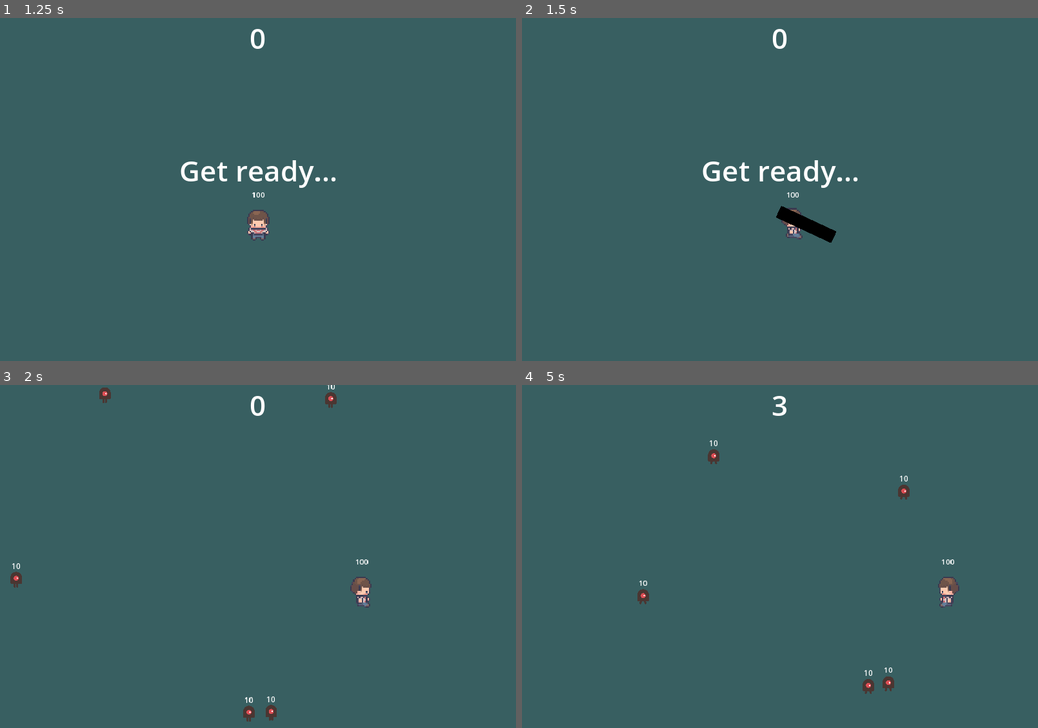
Above: before the commit, frames 1-4 (two rows, left to right).
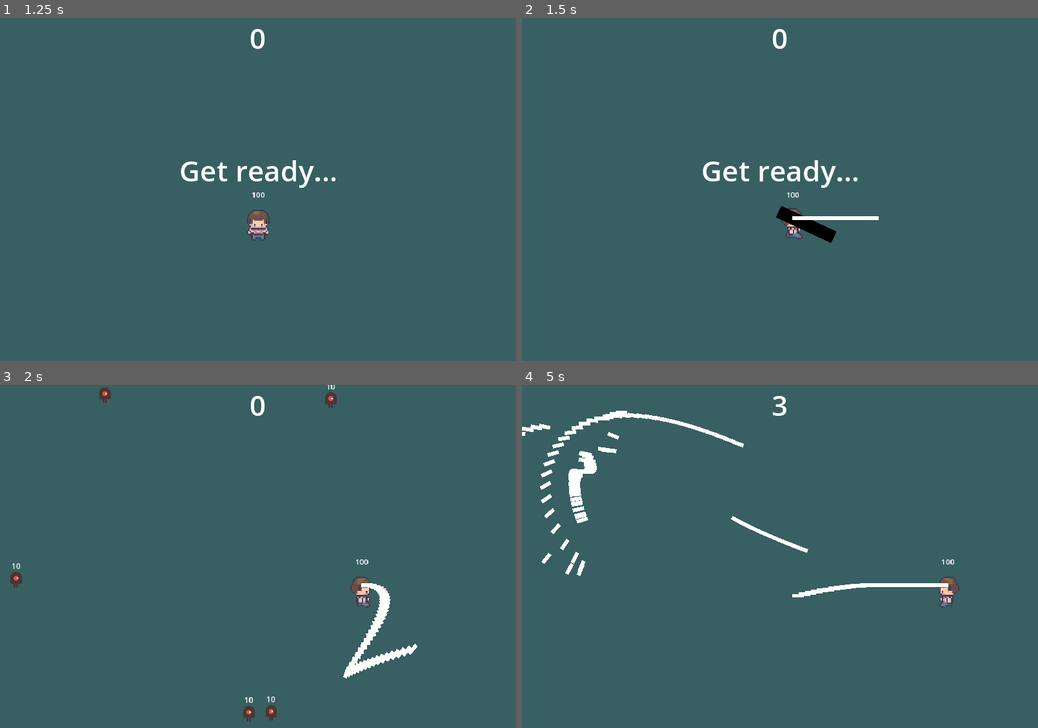
Above: after the commit, the same moments.

Repository: LimZiJia/SurviveTheSemester
Game: Godot game, scene res://gui/start_screen.tscn
Same seed, same stepped clock (60 frames per second), same inputs: the game is played once before the commit and once after it.
Inputs (mouse positions are in pixels of both pictures, inside the frame that each line leads up to):
- Up to frame 1 (1.25 s): click "Start" at 0.5 s
- Up to frame 2 (1.5 s): tap Enter (start_game) at 1.25 s; move the mouse to (893, 172) at 1.27 s; hold D (move_right) from 1.28 s (still down); hold Space (attack) from 1.28 s (still down)
- Up to frame 3 (2 s): keep holding D (move_right); keep holding Space (attack)
- Up to frame 4 (5 s): move the mouse to (676, 573) at 2.02 s; release D (move_right) at 2.03 s; release Space (attack) at 2.03 s; hold S (move_down) 2.03-2.78 s; tap Space (attack) at 2.1, 3.6 s; move the mouse to (831, 481) at 2.77 s; hold D (move_right) 2.78-3.53 s; hold Space (attack) 2.78-3.53 s; tap Enter (start_game) at 2.85 s; move the mouse to (754, 625) at 3.52 s; hold W (move_up) 3.53-4.28 s; move the mouse to (934, 607) at 4.27 s; hold A (move_left) from 4.28 s (still down); hold Space (attack) from 4.28 s (still down)

Frame 1 is identical in both runs. In frame 2, 0.2% of the frame differs, in the area x 52-70%, y 57-59%; in frame 3, 0.8%; in frame 4, 2.5%, in the area x 0-83%, y 7-91%.

Commit message:
Continuous projectile weapon
Just for the demo, it can be continuously shot by holding the attack bar.

Diff:
--- a/characters/player/player.gd
+++ b/characters/player/player.gd
@@ -5,6 +5,8 @@
 
 const ACCELERATION := 20.0
 const FRICTION := 40.0
+const PROJECTILE_SCENE := preload("res://weapons/projectile/projectile.tscn")
+
 @export var max_speed := 400.0
 @onready var screen_size := get_viewport_rect().size
 @onready var animation_player = $AnimationPlayer
@@ -46,9 +48,28 @@
 			facing = SOUTH
 		else:
 			facing = NORTH
+	else:
+		match facing:
+			NORTH:
+				dir = Vector2.UP
+			EAST:
+				dir = Vector2.RIGHT
+			SOUTH:
+				dir = Vector2.DOWN
+			WEST:
+				dir = Vector2.LEFT
 
 	if Input.is_action_just_pressed("attack"):
 		$Melee.attack(facing)
+	if Input.is_action_pressed("attack"):
+		shoot(dir)
+
+
+func shoot(dir: Vector2) -> void:
+	var projectile := PROJECTILE_SCENE.instantiate()
+	projectile.position = global_position
+	projectile.direction = dir
+	add_child(projectile)
 
 
 func start(new_position: Vector2) -> void:
--- a/characters/player/player.tscn
+++ b/characters/player/player.tscn
@@ -238,7 +238,7 @@
 texture = ExtResource("8_voa7p")
 hframes = 56
 vframes = 20
-frame = 77
+frame = 79
 
 [node name="CollisionShape2D" type="CollisionShape2D" parent="."]
 position = Vector2(-1.5, 15)
--- a/config/wave_config.json
+++ b/config/wave_config.json
@@ -47,5 +47,61 @@
 		"damage": 5.0,
 		"count": 20,
 		"cooldown": 15.0
+	},
+	{
+		"health": 5.0,
+		"speed": 150.0,
+		"damage": 5.0,
+		"count": 20,
+		"cooldown": 5.0
+	},
+	{
+		"health": 5.0,
+		"speed": 150.0,
+		"damage": 5.0,
+		"count": 20,
+		"cooldown": 5.0
+	},
+	{
+		"health": 5.0,
+		"speed": 150.0,
+		"damage": 5.0,
+		"count": 20,
+		"cooldown": 5.0
+	},
+	{
+		"health": 5.0,
+		"speed": 150.0,
+		"damage": 5.0,
+		"count": 20,
+		"cooldown": 5.0
+	},
+	{
+		"health": 5.0,
+		"speed": 150.0,
+		"damage": 5.0,
+		"count": 20,
+		"cooldown": 5.0
+	},
+	{
+		"health": 5.0,
+		"speed": 150.0,
+		"damage": 5.0,
+		"count": 20,
+		"cooldown": 5.0
+	},
+	{
+		"health": 5.0,
+		"speed": 150.0,
+		"damage": 5.0,
+		"count": 20,
+		"cooldown": 5.0
+	},
+	{
+		"health": 5.0,
+		"speed": 150.0,
+		"damage": 5.0,
+		"count": 20,
+		"cooldown": 5.0
 	}
 ]
--- /dev/null
+++ b/weapons/projectile/projectile.gd
@@ -0,0 +1,66 @@
+class_name Projectile
+extends Node2D
+
+@export var max_speed := 1000.0
+@export var lifetime := 3.0
+@export var drag_factor := 0.05
+
+var direction := Vector2.ZERO
+var velocity := Vector2.ZERO
+var target
+
+@onready var hitbox := $HitboxArea
+@onready var impact_detector := $ImpactDetector
+@onready var visible_notifier := $VisibleOnScreenNotifier2D
+@onready var despawn_timer := $DespawnTimer
+
+func _ready() -> void:
+	set_as_top_level(true)
+	look_at(position + direction)
+
+	despawn_timer.timeout.connect(queue_free)
+	impact_detector.body_entered.connect(_on_impact)
+	visible_notifier.screen_exited.connect(_on_screen_exit)
+	visible_notifier.screen_exited.connect(_on_screen_enter)
+
+	velocity = max_speed * direction
+
+
+func _physics_process(delta: float) -> void:
+	if not is_instance_valid(target):
+		target = null
+		set_nearest_mob_as_target()
+	if target:
+		direction = global_position.direction_to(target.global_position)
+	var desired_velocity := direction * max_speed
+	var previous_velocity := velocity
+	var change := (desired_velocity - previous_velocity) * drag_factor
+
+	velocity += change
+	velocity = velocity.limit_length(max_speed)
+
+	position += velocity * delta
+	look_at(global_position + velocity)
+
+
+func set_nearest_mob_as_target() -> void:
+	var mobs = get_tree().get_nodes_in_group("mobs")
+	var cur_dist = INF if target == null else global_position.distance_to(target.global_position)
+	for mob in mobs:
+		var dist = global_position.distance_to(mob.global_position)
+		if dist < cur_dist:
+			target = mob
+			cur_dist = dist
+
+
+func _on_impact(body) -> void:
+	if body.is_in_group("mobs"):
+		queue_free()
+
+
+func _on_screen_enter() -> void:
+	despawn_timer.stop()
+
+
+func _on_screen_exit() -> void:
+	despawn_timer.start(lifetime)
--- /dev/null
+++ b/weapons/projectile/projectile.tscn
@@ -0,0 +1,45 @@
+[gd_scene load_steps=5 format=3 uid="uid://d4lb2or5egdoa"]
+
+[ext_resource type="Script" path="res://weapons/projectile/projectile.gd" id="1_mgvfb"]
+[ext_resource type="Script" path="res://components/hitbox_area.gd" id="2_5f53n"]
+
+[sub_resource type="CircleShape2D" id="CircleShape2D_1124k"]
+radius = 4.0
+
+[sub_resource type="CircleShape2D" id="CircleShape2D_prmuo"]
+radius = 4.0
+
+[node name="Arrow" type="Node2D"]
+script = ExtResource("1_mgvfb")
+
+[node name="ColorRect" type="ColorRect" parent="."]
+offset_left = -1.0
+offset_top = -4.0
+offset_right = 23.0
+offset_bottom = 4.0
+pivot_offset = Vector2(-0.25, 0)
+
+[node name="HitboxArea" type="Area2D" parent="."]
+position = Vector2(19, 0)
+collision_layer = 2
+collision_mask = 0
+monitoring = false
+script = ExtResource("2_5f53n")
+damage = 10.0
+
+[node name="CollisionShape2D" type="CollisionShape2D" parent="HitboxArea"]
+shape = SubResource("CircleShape2D_1124k")
+
+[node name="ImpactDetector" type="Area2D" parent="."]
+position = Vector2(19, 0)
+collision_layer = 0
+collision_mask = 2
+
+[node name="CollisionShape2D" type="CollisionShape2D" parent="ImpactDetector"]
+shape = SubResource("CircleShape2D_prmuo")
+
+[node name="VisibleOnScreenNotifier2D" type="VisibleOnScreenNotifier2D" parent="."]
+position = Vector2(11, -2.38419e-07)
+scale = Vector2(1.2, 0.4)
+
+[node name="DespawnTimer" type="Timer" parent="."]
